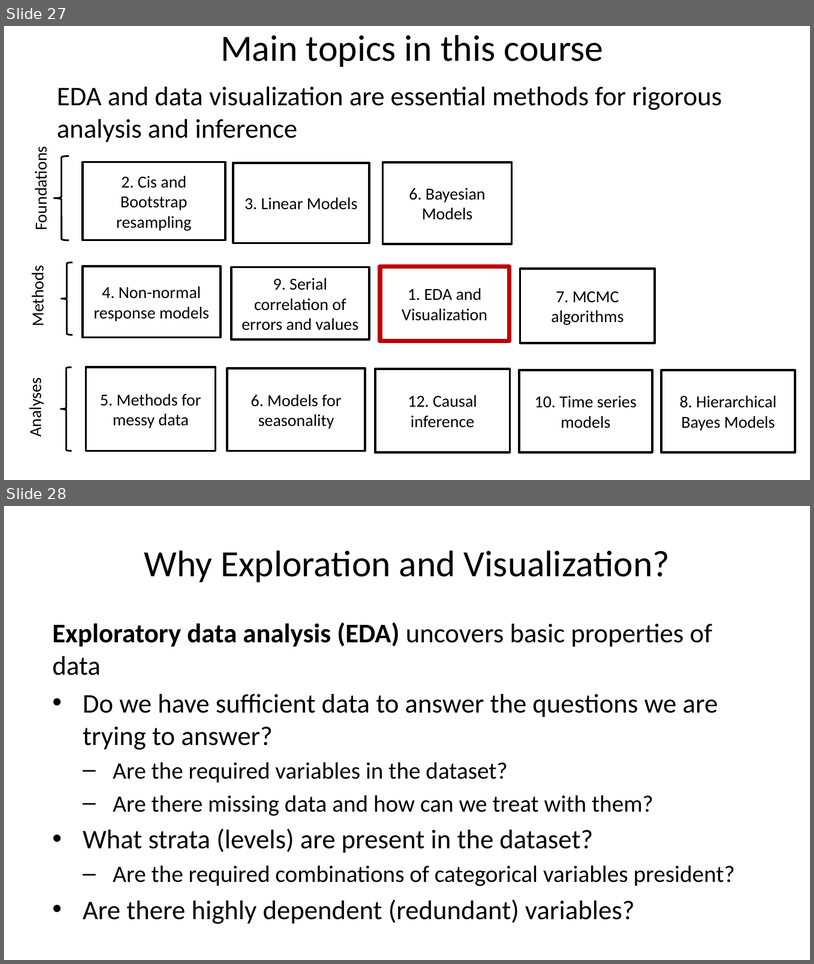
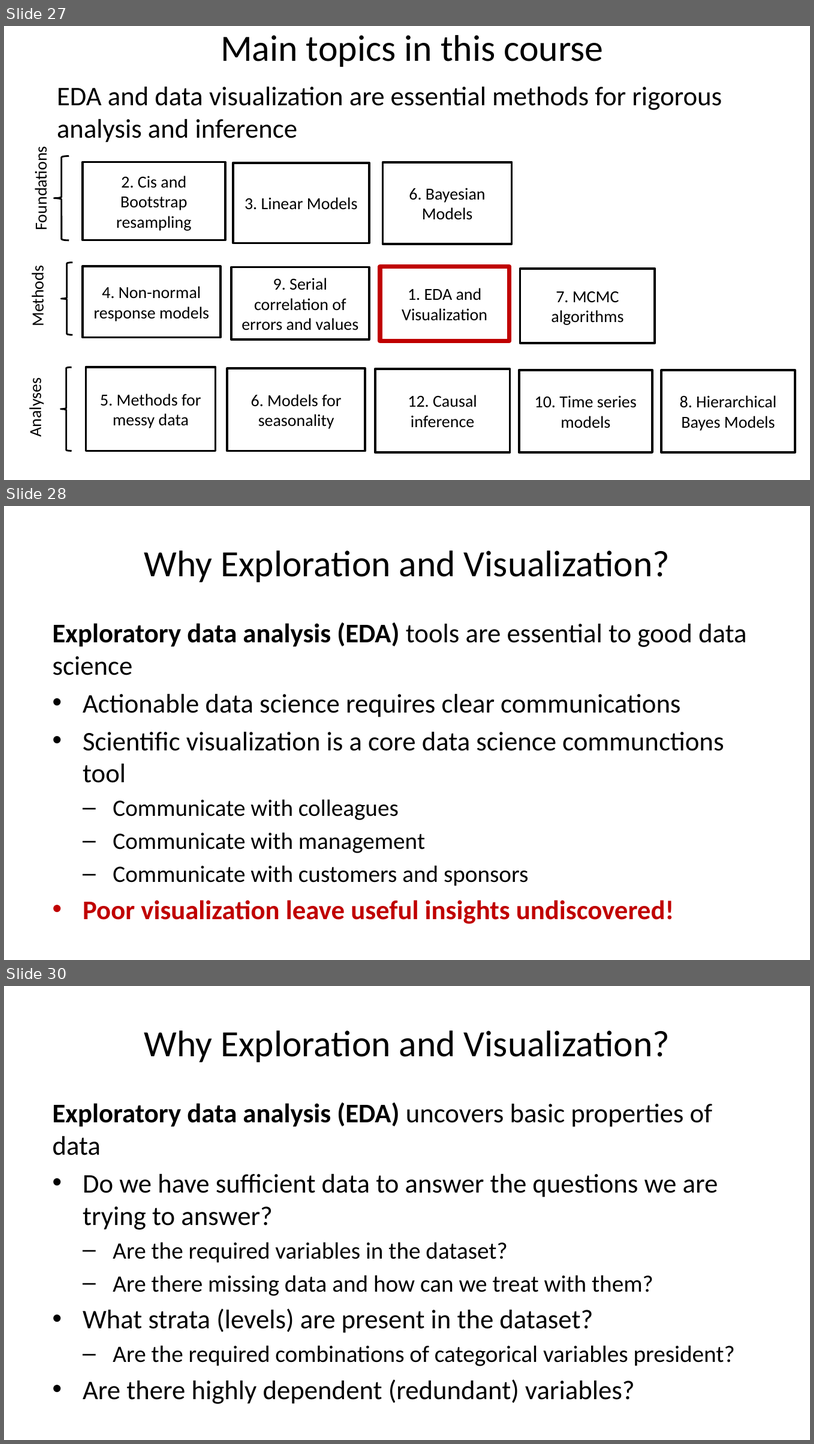
Before and after one commit to StephenElston/CSCI-E-83, a slide deck: LectureSlides/01_PreceptionForScientificVisualization.pptx. Shown one above the other, each under a label of ours: slides 27 and 28 before the commit, slides 27, 28 and 30 after it; the slides between them are not shown. The pictures are 814x964 and 814x1444 pixels, drawn with LibreOffice and Linux fonts; fonts in the diff are those of the drawing. Boxes give left, top, right and bottom in pixels: in the first picture for what was removed or moved away, otherwise in the second. Text is boxed around its words. In the diff, an @@ line names an element or a change of style, - is before the commit and + after.

```diff
--- a/LectureSlides/01_PreceptionForScientificVisualization.pptx
+++ b/LectureSlides/01_PreceptionForScientificVisualization.pptx
@@ slide 28 added at [4,506,810,960], background #FFFFFF @@
@@ title added at [144,550,670,582], 33 pt, text #000000 @@
+Why Exploration and Visualization?
@@ text added at [53,622,747,924], 24 pt, text #000000 @@
+Exploratory data analysis (EDA) tools are essential to good data science
+• Actionable data science requires clear communications
+• Scientific visualization is a core data science communctions tool
+  – Communicate with colleagues
+  – Communicate with management
+  – Communicate with customers and sponsors
+• Poor visualization leave useful insights undiscovered!
@@ what was slide 28 is now slide 30 @@
```
Also in this commit, not shown: 7 slides changed, 1 other slide added, 1 other file.
